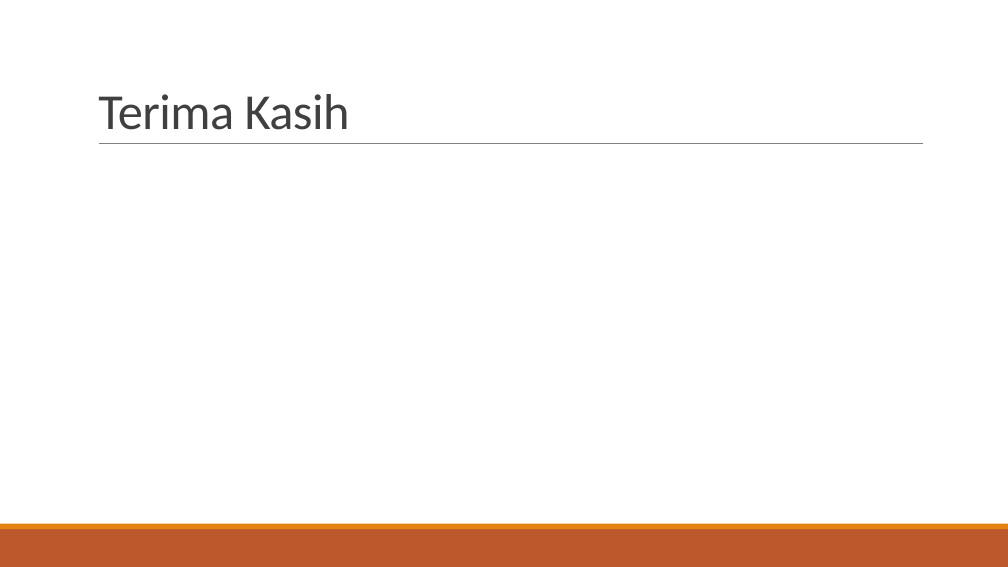
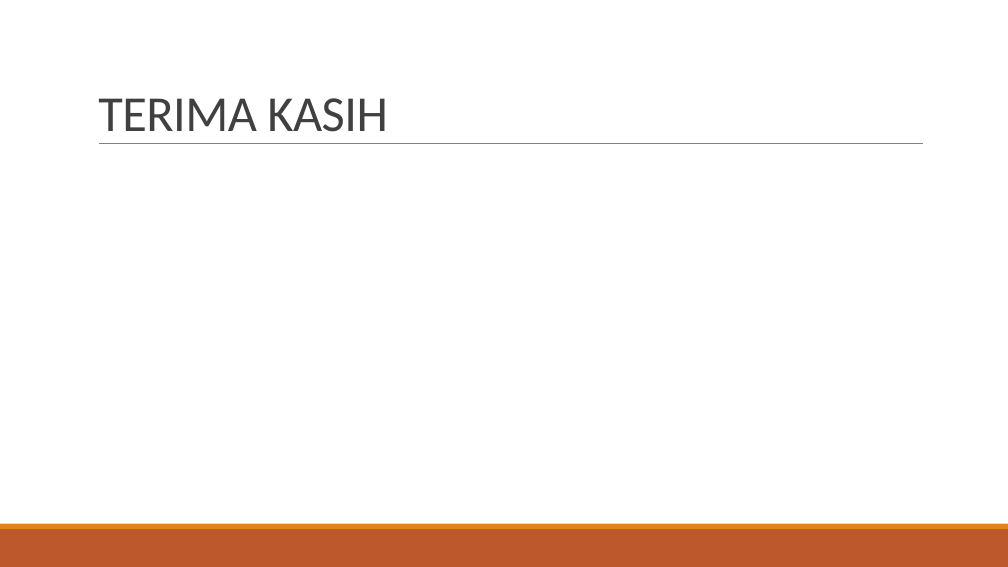
Before and after one commit to MaheswaraAW/-PPL4611, a slide deck: slide 14 of Aplikasi Catalog Board Game.pptx. Drawn at 1008x567 pixels with LibreOffice and Linux fonts; fonts in the diff are those of the drawing. Boxes give left, top, right and bottom in pixels: in the first picture for what was removed or moved away, otherwise in the second. Text is boxed around its words. In the diff, an @@ line names an element or a change of style, - is before the commit and + after.

```diff
--- a/Aplikasi Catalog Board Game.pptx
+++ b/Aplikasi Catalog Board Game.pptx
@@ title at (98,98,387,132): text changed @@
-Terima Kasih
+TERIMA KASIH
```
Also in this commit, not shown: 12 other slides changed, 1 slide added, 1 slide removed.
